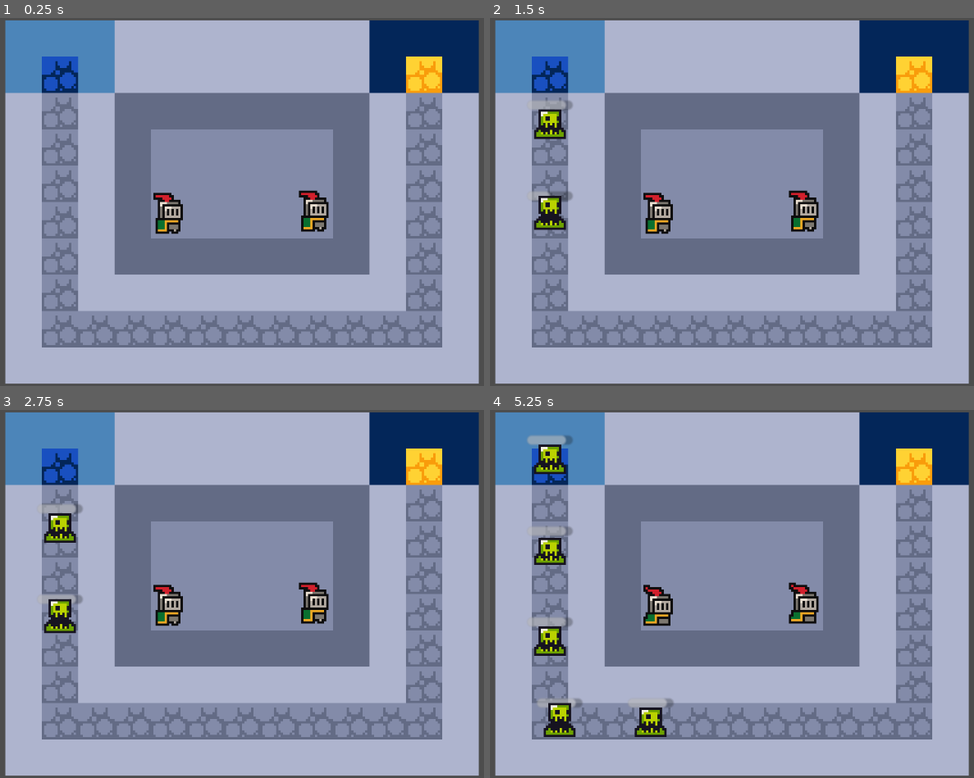
Above: before the commit, frames 1-4 (two rows, left to right).
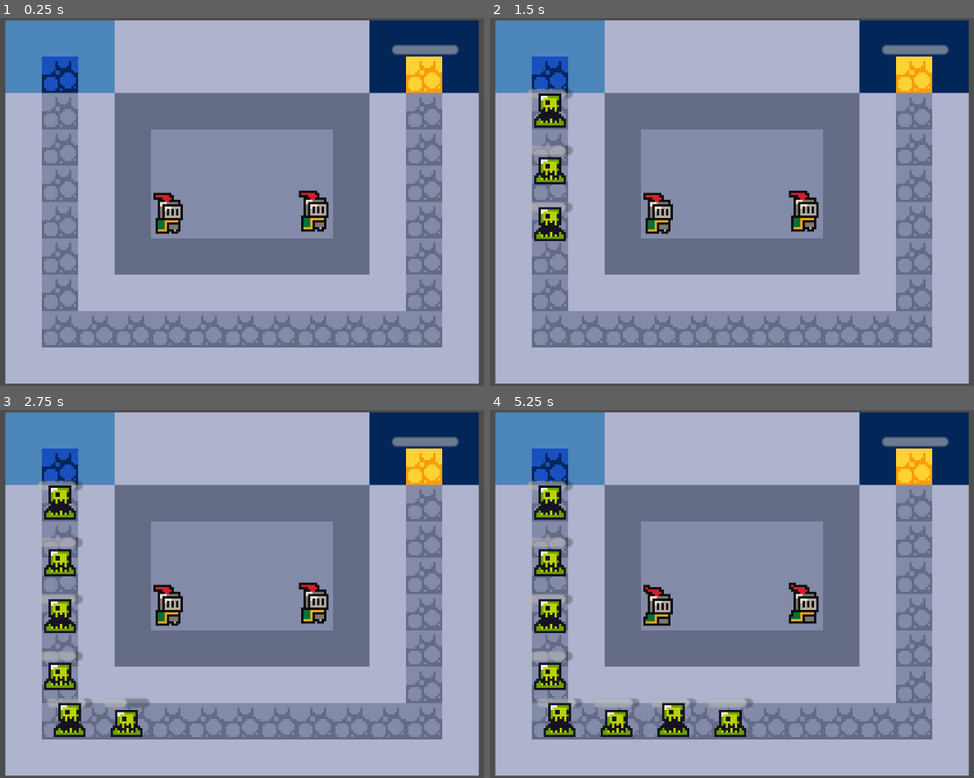
Above: after the commit, the same moments.

Repository: naeemexe/rush
Game: Godot game, scene res://scenes/game.tscn
Two runs of this game, one before a commit and one after it. Both use one fixed random seed, a clock stepped at 60 frames per second and the inputs below.
Inputs:
- Up to frame 1 (0.25 s): no input
- Up to frame 2 (1.5 s): no input
- Up to frame 3 (2.75 s): no input
- Up to frame 4 (5.25 s): no input

The runs differ from the first frame. In frame 1, 0.4% of the frame differs, in the area x 80-95%, y 7-11%; in frame 2, 2.6%; in frame 3, 3.7%; in frame 4, 5.9%, in the area x 7-95%, y 6-89%.

Commit message:
Tower added

Diff:
--- a/scenes/game.tscn
+++ b/scenes/game.tscn
@@ -2,7 +2,8 @@
 
 [ext_resource type="Texture2D" uid="uid://b5hy6inogsb1h" path="res://sprites/world_tileset.png" id="1_lnu2h"]
 [ext_resource type="Script" uid="uid://clcrsg71tbwd6" path="res://scripts/path_2d.gd" id="2_iywne"]
-[ext_resource type="PackedScene" uid="uid://lfy3f60b6sfy" path="res://scenes/archer.tscn" id="3_lnu2h"]
+[ext_resource type="PackedScene" path="res://scenes/archer.tscn" id="3_lnu2h"]
+[ext_resource type="PackedScene" uid="uid://b2j352355iupw" path="res://scenes/tower.tscn" id="4_lbhrr"]
 
 [sub_resource type="TileSetAtlasSource" id="TileSetAtlasSource_e2o6t"]
 texture = ExtResource("1_lnu2h")
@@ -150,7 +151,7 @@
 
 [node name="TileMapLayer" type="TileMapLayer" parent="." unique_id=1075077591]
 position = Vector2(-102, -80)
-tile_map_data = PackedByteArray("AAAAAAAAAAAGAAoAAAABAAAAAAA …(771 unchanged characters)… sAAAAEAAEAAAADAAsAAAAKAAEAAAAAAA8AAAALAAEAAAABAA4AAAALAAIAAAADAA4AAAALAAMAAAADAA4AAAAKAAMAAAADAA …(1192 unchanged characters)…
+tile_map_data = PackedByteArray("AAAAAAAAAAAGAAoAAAABAAAAAAA …(771 unchanged characters)… sAAAAEAAEAAAADAAsAAAAKAAEAAAAAAA8AAAALAAIAAAADAA4AAAALAAMAAAADAA4AAAAKAAMAAAADAA …(1192 unchanged characters)…
 tile_set = SubResource("TileSet_feb5d")
 
 [node name="Path2D" type="Path2D" parent="TileMapLayer" unique_id=1592681907]
@@ -158,7 +159,7 @@
 script = ExtResource("2_iywne")
 
 [node name="Timer" type="Timer" parent="TileMapLayer/Path2D" unique_id=1753711459]
-wait_time = 0.4
+wait_time = 0.25
 autostart = true
 
 [node name="archer" parent="." unique_id=673601579 instance=ExtResource("3_lnu2h")]
@@ -167,4 +168,7 @@
 [node name="archer2" parent="." unique_id=1904178483 instance=ExtResource("3_lnu2h")]
 position = Vector2(34, 13)
 
+[node name="Tower" parent="." unique_id=814203739 instance=ExtResource("4_lbhrr")]
+position = Vector2(90, -48)
+
 [connection signal="timeout" from="TileMapLayer/Path2D/Timer" to="TileMapLayer/Path2D" method="spawn_slime"]
--- a/scenes/slime.tscn
+++ b/scenes/slime.tscn
@@ -1,7 +1,7 @@
 [gd_scene format=3 uid="uid://qgqxysffu8ep"]
 
 [ext_resource type="Texture2D" uid="uid://dnpd0cnqbemqs" path="res://sprites/slime_green.png" id="1_371uh"]
-[ext_resource type="Script" uid="uid://cpaa631mxm6to" path="res://scripts/path_follow_2d.gd" id="1_p2gj0"]
+[ext_resource type="Script" uid="uid://cpaa631mxm6to" path="res://scripts/slime.gd" id="1_p2gj0"]
 
 [sub_resource type="AtlasTexture" id="AtlasTexture_p2gj0"]
 atlas = ExtResource("1_371uh")
@@ -64,6 +64,7 @@
 
 [node name="Area2D" type="Area2D" parent="." unique_id=1851463117 groups=["enemy"]]
 collision_layer = 2
+collision_mask = 4
 
 [node name="CollisionShape2D" type="CollisionShape2D" parent="Area2D" unique_id=457366230]
 position = Vector2(0, -6)
--- /dev/null
+++ b/scenes/tower.tscn
@@ -0,0 +1,164 @@
+[gd_scene format=3 uid="uid://b2j352355iupw"]
+
+[ext_resource type="Texture2D" uid="uid://b5hy6inogsb1h" path="res://sprites/world_tileset.png" id="1_2x682"]
+[ext_resource type="Script" uid="uid://2s3ou8q0f32c" path="res://scripts/tower.gd" id="1_ay4al"]
+
+[sub_resource type="TileSetAtlasSource" id="TileSetAtlasSource_ay4al"]
+texture = ExtResource("1_2x682")
+0:0/0 = 0
+1:0/0 = 0
+2:0/0 = 0
+3:0/0 = 0
+4:0/0 = 0
+5:0/0 = 0
+6:0/0 = 0
+7:0/0 = 0
+8:0/0 = 0
+9:0/0 = 0
+10:0/0 = 0
+11:0/0 = 0
+0:1/0 = 0
+1:1/0 = 0
+2:1/0 = 0
+3:1/0 = 0
+4:1/0 = 0
+5:1/0 = 0
+6:1/0 = 0
+7:1/0 = 0
+8:1/0 = 0
+9:1/0 = 0
+10:1/0 = 0
+11:1/0 = 0
+0:2/0 = 0
+1:2/0 = 0
+2:2/0 = 0
+3:2/0 = 0
+4:2/0 = 0
+5:2/0 = 0
+6:2/0 = 0
+7:2/0 = 0
+8:2/0 = 0
+9:2/0 = 0
+10:2/0 = 0
+11:2/0 = 0
+0:3/0 = 0
+1:3/0 = 0
+2:3/0 = 0
+5:3/0 = 0
+6:3/0 = 0
+7:3/0 = 0
+8:3/0 = 0
+9:3/0 = 0
+0:4/0 = 0
+1:4/0 = 0
+2:4/0 = 0
+3:4/0 = 0
+4:4/0 = 0
+5:4/0 = 0
+6:4/0 = 0
+7:4/0 = 0
+8:4/0 = 0
+9:4/0 = 0
+0:5/0 = 0
+1:5/0 = 0
+2:5/0 = 0
+3:5/0 = 0
+4:5/0 = 0
+5:5/0 = 0
+6:5/0 = 0
+7:5/0 = 0
+8:5/0 = 0
+1:6/0 = 0
+2:6/0 = 0
+3:6/0 = 0
+4:6/0 = 0
+5:6/0 = 0
+6:6/0 = 0
+7:6/0 = 0
+8:6/0 = 0
+0:7/0 = 0
+1:7/0 = 0
+3:7/0 = 0
+5:7/0 = 0
+6:7/0 = 0
+7:7/0 = 0
+8:7/0 = 0
+0:8/0 = 0
+1:8/0 = 0
+2:8/0 = 0
+3:8/0 = 0
+4:8/0 = 0
+5:8/0 = 0
+6:8/0 = 0
+7:8/0 = 0
+8:8/0 = 0
+0:9/0 = 0
+1:9/0 = 0
+2:9/0 = 0
+3:9/0 = 0
+4:9/0 = 0
+5:9/0 = 0
+6:9/0 = 0
+7:9/0 = 0
+0:10/0 = 0
+1:10/0 = 0
+2:10/0 = 0
+3:10/0 = 0
+4:10/0 = 0
+6:10/0 = 0
+0:11/0 = 0
+1:11/0 = 0
+2:11/0 = 0
+3:11/0 = 0
+4:11/0 = 0
+5:11/0 = 0
+0:12/0 = 0
+1:12/0 = 0
+2:12/0 = 0
+3:12/0 = 0
+4:12/0 = 0
+0:13/0 = 0
+1:13/0 = 0
+2:13/0 = 0
+3:13/0 = 0
+4:13/0 = 0
+5:13/0 = 0
+0:14/0 = 0
+1:14/0 = 0
+2:14/0 = 0
+3:14/0 = 0
+4:14/0 = 0
+0:15/0 = 0
+1:15/0 = 0
+2:15/0 = 0
+3:15/0 = 0
+
+[sub_resource type="TileSet" id="TileSet_ktxwe"]
+sources/0 = SubResource("TileSetAtlasSource_ay4al")
+
+[sub_resource type="RectangleShape2D" id="RectangleShape2D_qrbg1"]
+size = Vector2(16, 16)
+
+[node name="Tower" type="Node2D" unique_id=814203739]
+script = ExtResource("1_ay4al")
+
+[node name="TileMapLayer" type="TileMapLayer" parent="." unique_id=1878046379]
+tile_map_data = PackedByteArray(0, 0, 255, 255, 255, 255, 0, 0, 1, 0, 14, 0, 0, 0)
+tile_set = SubResource("TileSet_ktxwe")
+
+[node name="Area2D" type="Area2D" parent="." unique_id=340186148]
+collision_layer = 2
+collision_mask = 2
+
+[node name="CollisionShape2D" type="CollisionShape2D" parent="Area2D" unique_id=619406843]
+position = Vector2(-8, -8)
+shape = SubResource("RectangleShape2D_qrbg1")
+
+[node name="ProgressBar" type="ProgressBar" parent="." unique_id=146592230]
+offset_left = -22.0
+offset_top = -21.0
+offset_right = 7.0
+offset_bottom = -17.0
+show_percentage = false
+
+[connection signal="area_entered" from="Area2D" to="." method="_on_area_2d_area_entered"]
--- a/scripts/archer.gd
+++ b/scripts/archer.gd
@@ -11,13 +11,11 @@
 		update_target()
 		print("Slime Detected")
 
-
 func _on_area_2d_area_exited(area: Area2D) -> void:
 	if area.is_in_group("enemy"):
 		var slime = area.get_parent()
 		enemies.erase(slime)
 		update_target()
-
 
 func update_target():
 	var alive_enemies = []
--- /dev/null
+++ b/scripts/tower.gd
@@ -0,0 +1,27 @@
+extends Node2D
+
+var max_health = 100
+var health = 100
+
+@onready var health_bar = $ProgressBar
+
+func _ready() -> void:
+	health_bar.max_value = max_health
+	health_bar.value = health
+
+func _process(delta: float) -> void:
+	pass
+
+func take_damage(amount):
+	health -= amount
+	health = clamp(health, 0, max_health)
+
+	health_bar.value = health
+
+	if health <= 0:
+		get_tree().reload_current_scene()
+
+
+
+func _on_area_2d_area_entered(area: Area2D) -> void:
+	take_damage(5)
Renamed: scripts/path_follow_2d.gd -> scripts/slime.gd
Renamed: scripts/path_follow_2d.gd.uid -> scripts/slime.gd.uid
Not shown, added: scripts/tower.gd.uid
